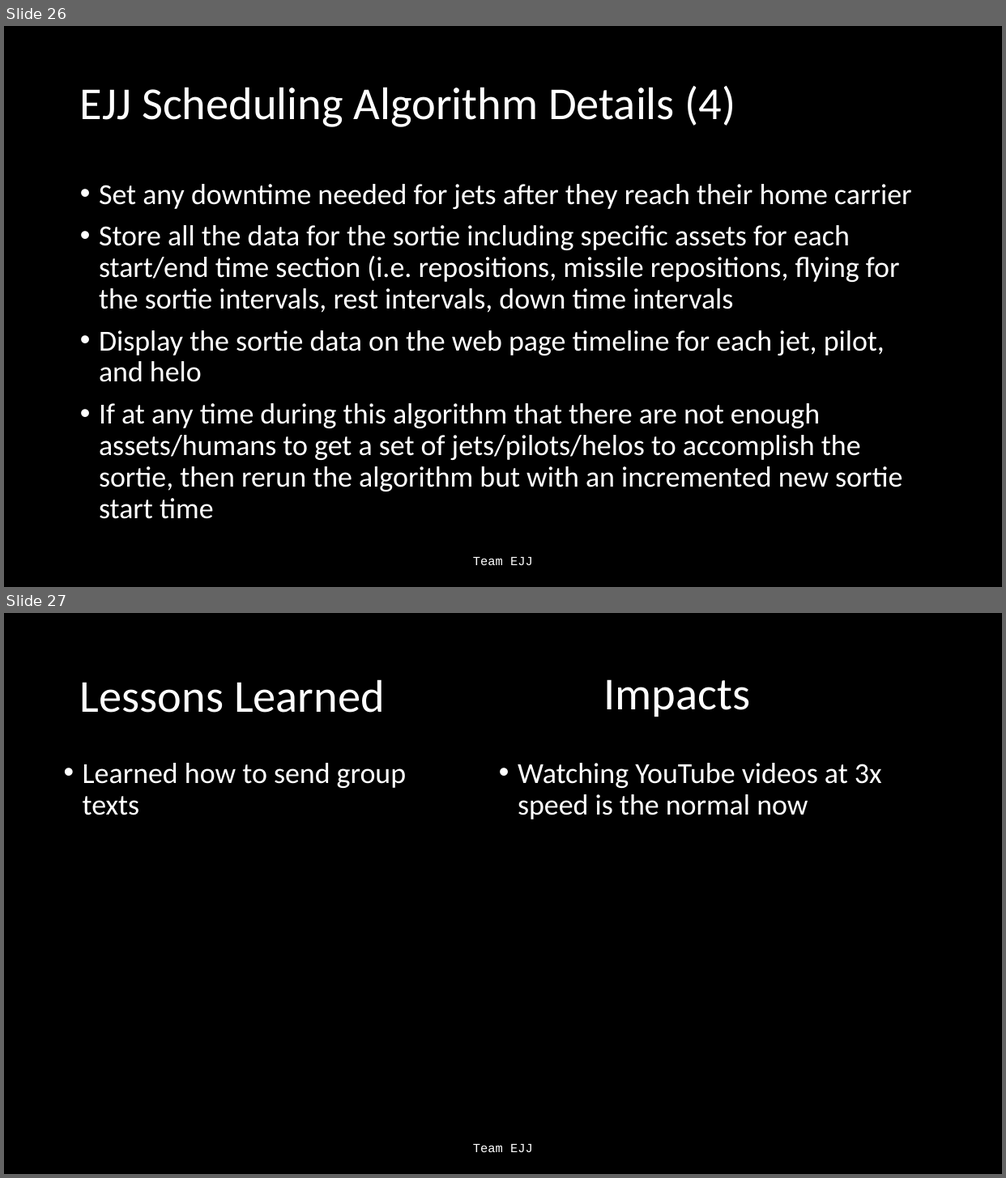
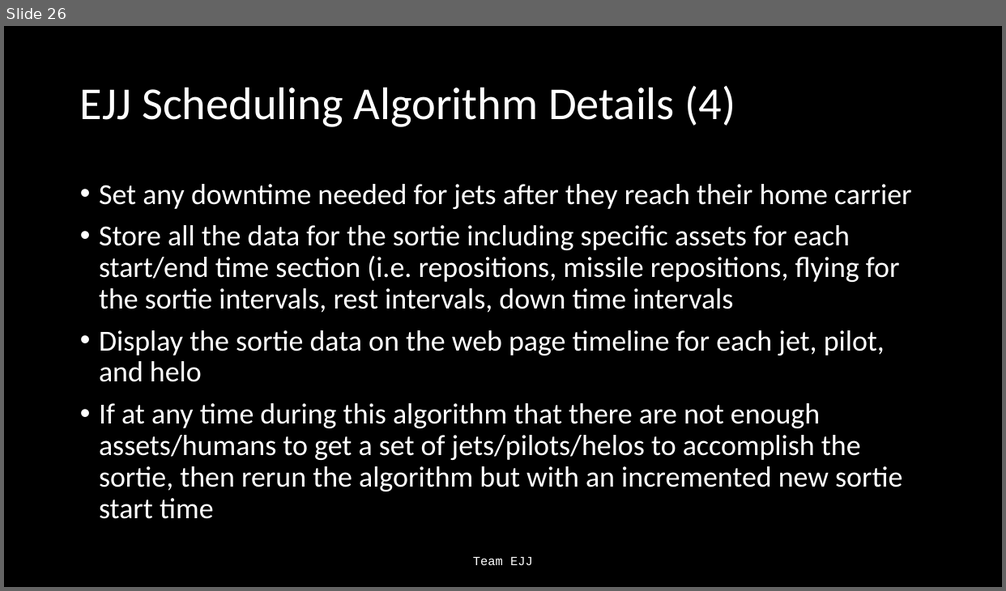
Before and after one commit to Jonathan805/RestrictedPlanning, a slide deck: TeamEJJ.pptx. Shown one above the other, each under a label of ours: slides 26 and 27 before the commit, slide 26 after it. The pictures are 1006x1178 and 1006x591 pixels, drawn with LibreOffice and Linux fonts; fonts in the diff are those of the drawing. Boxes give left, top, right and bottom in pixels: in the first picture for what was removed or moved away, otherwise in the second. Text is boxed around its words. In the diff, an @@ line names an element or a change of style, - is before the commit and + after.

```diff
--- a/TeamEJJ.pptx
+++ b/TeamEJJ.pptx
@@ slide 27 removed at bbox=[4, 613, 1002, 1174], background #000000 @@
@@ title removed at bbox=[80, 679, 385, 713] @@
-Lessons Learned
@@ text removed at bbox=[604, 679, 751, 717] @@
-Impacts
@@ text removed at bbox=[83, 763, 406, 815] @@
-• Learned how to send group texts
@@ text removed at bbox=[518, 763, 882, 820] @@
-• Watching YouTube videos at 3x speed is the normal now
@@ text removed at bbox=[473, 1144, 533, 1152] @@
-Team EJJ
```
Also in this commit, not shown: 2 slides changed.
